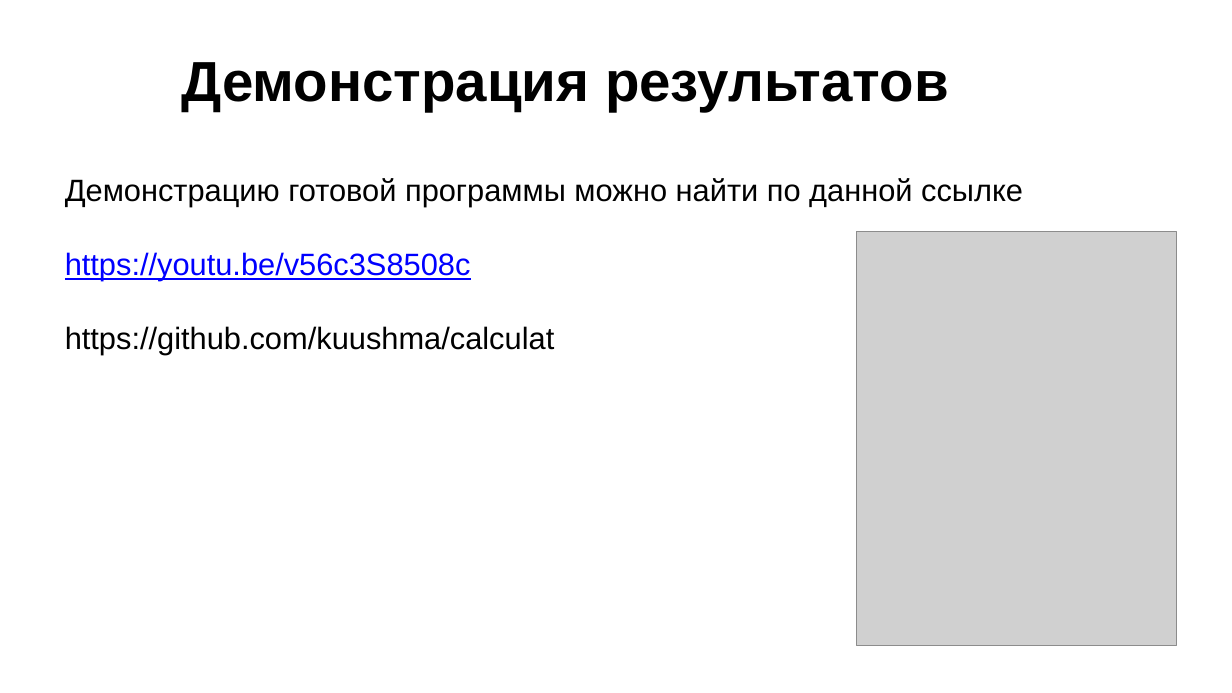
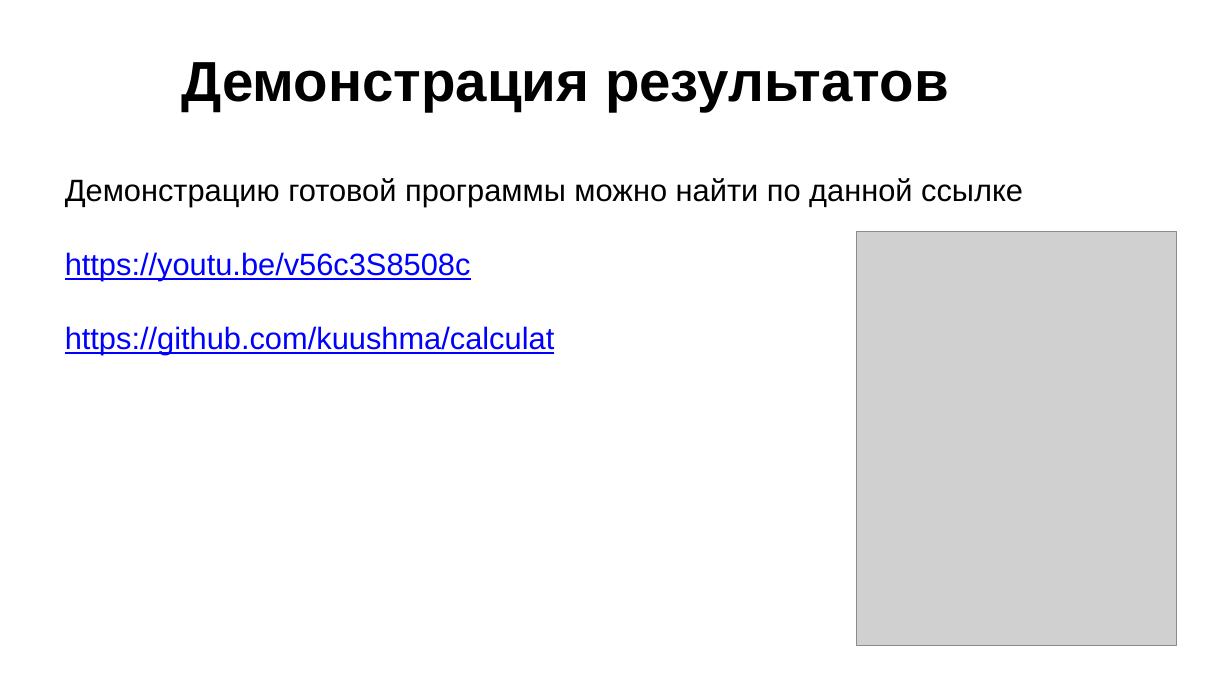
Before and after one commit to kuushma/calculat, a slide deck: slide 8 of documentation/презентация_калькулятор.pptx. Drawn at 1232x693 pixels with LibreOffice and Linux fonts; fonts in the diff are those of the drawing; grey boxes stand for pictures; background and template pictures are left out. Boxes give left, top, right and bottom in pixels: in the first picture for what was removed or moved away, otherwise in the second. Text is boxed around its words. In the diff, an @@ line names an element or a change of style, - is before the commit and + after.

```diff
--- a/documentation/презентация_калькулятор.pptx
+++ b/documentation/презентация_калькулятор.pptx
@@ text at <box>65,326,554,354</box>: text colour #000000 to #0000FF, underline on in "https://github.com/kuushma/calculat" @@
```
Also in this commit, not shown: 1 other slide changed, 21 other files.
